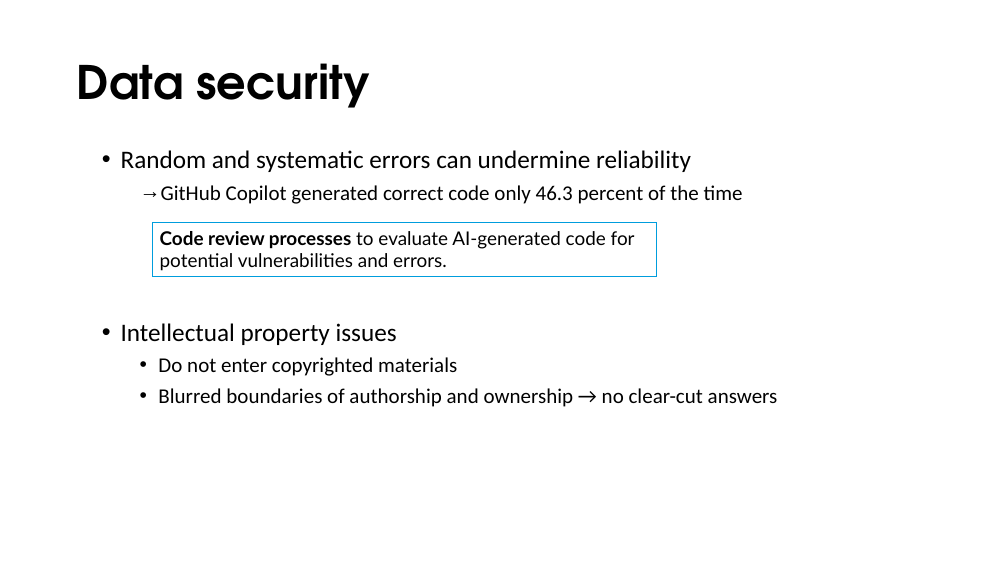
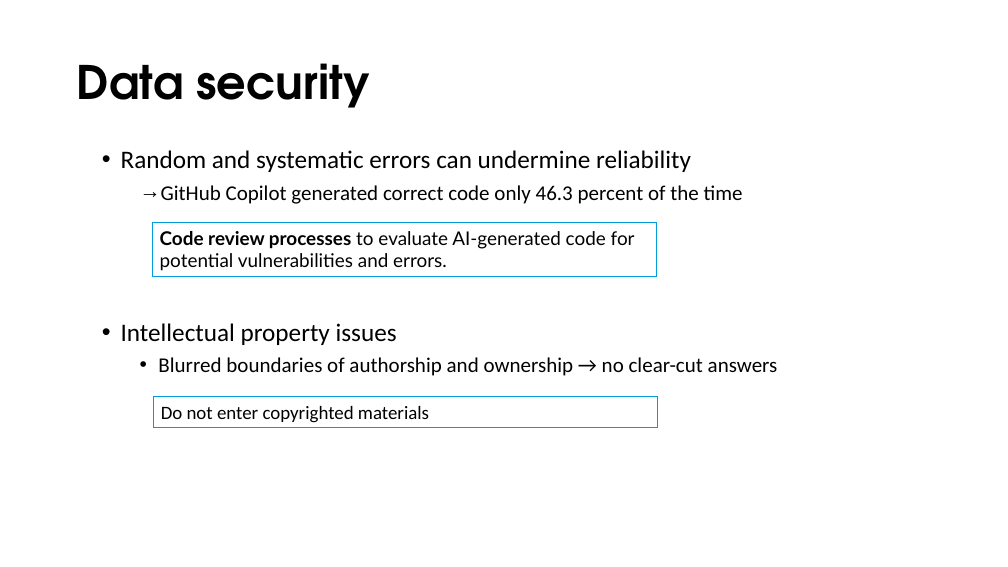
Before and after one commit to olgaminaeva/gen-ai-coding, a slide deck: slide 8 of instructors/episode3.pptx (slide 9 before the commit). Drawn at 1008x567 pixels with LibreOffice and Linux fonts; fonts in the diff are those of the drawing; background and template pictures are left out. Boxes give left, top, right and bottom in pixels: in the first picture for what was removed or moved away, otherwise in the second. Text is boxed around its words. In the diff, an @@ line names an element or a change of style, - is before the commit and + after.

```diff
--- a/instructors/episode3.pptx
+++ b/instructors/episode3.pptx
@@ text at (158,357,457,376): paragraph removed @@
-  • Do not enter copyrighted materials
@@ rectangle added at (154,397,658,427), fill #FFFFFF, outline #009DDD 1 pt, 18 pt, text #000000 @@
+Do not enter copyrighted materials
```
Also in this commit, not shown: 6 other slides changed, 1 slide added, 2 slides removed, 1 other file.
